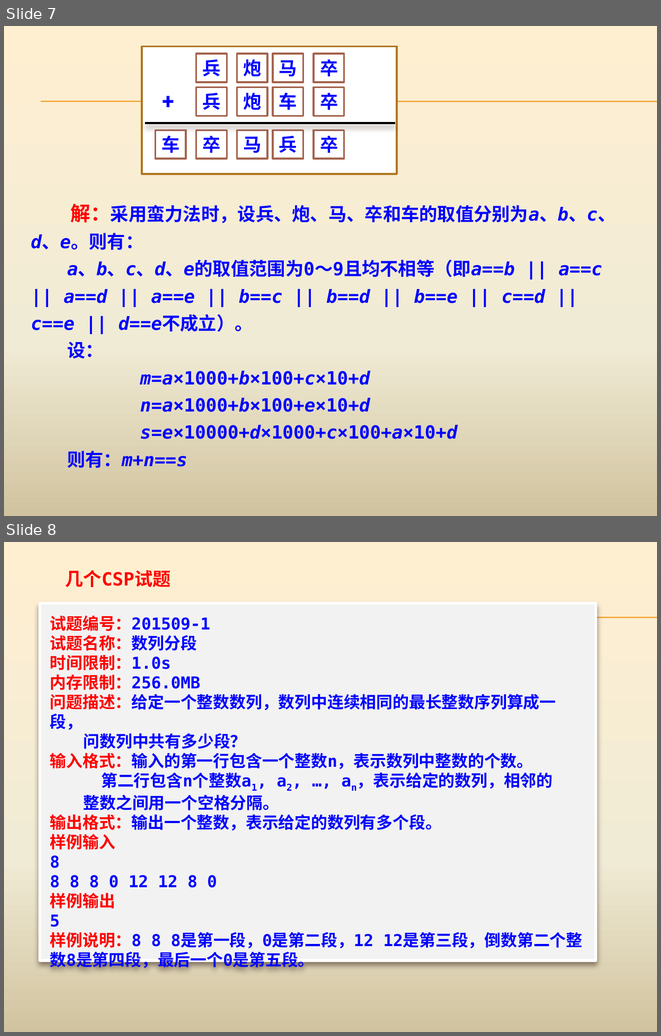
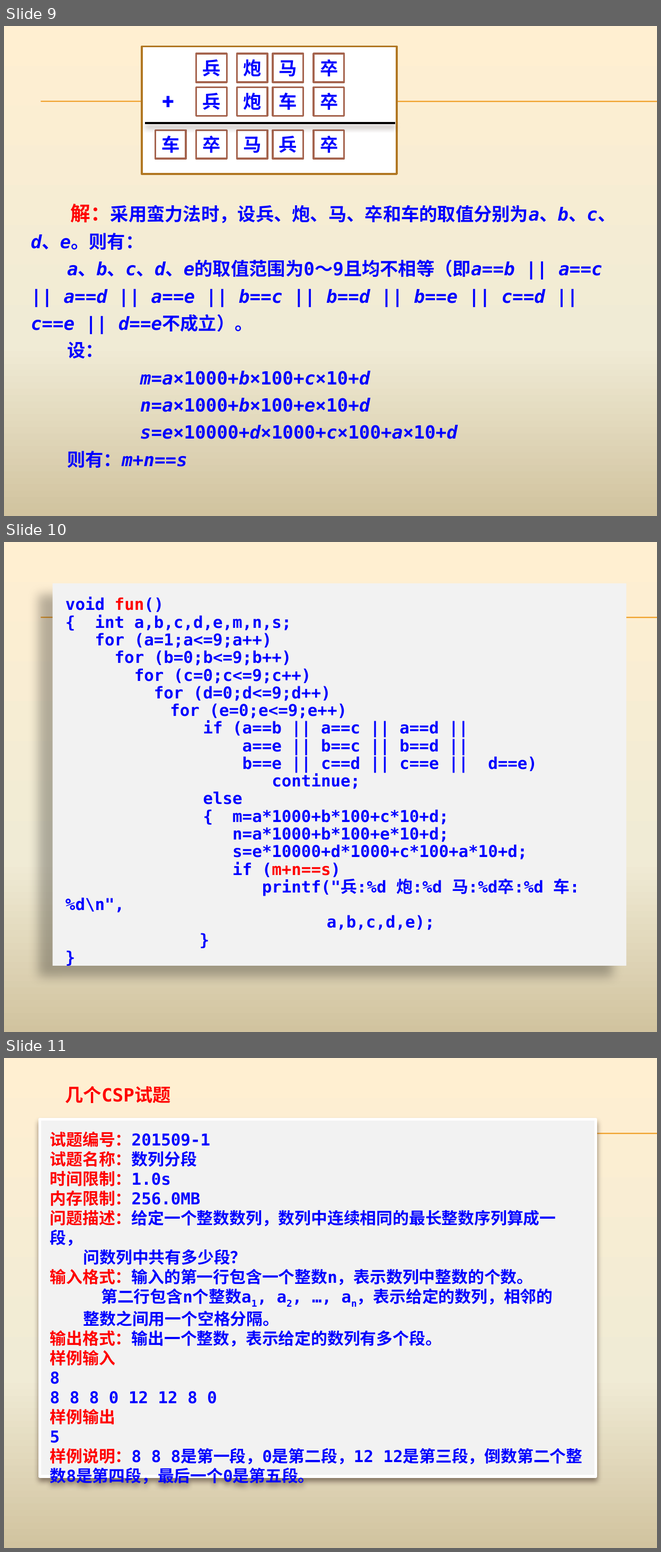
Before and after one commit to AllenW1116/Cpp-algorithm, a slide deck: 课程ppt/第4章 蛮力法.pptx. Shown one above the other, each under a label of ours: slides 7 and 8 before the commit, slides 9, 10 and 11 after it. The pictures are 661x1036 and 661x1552 pixels, drawn with LibreOffice and Linux fonts; fonts in the diff are those of the drawing. Boxes give left, top, right and bottom in pixels: in the first picture for what was removed or moved away, otherwise in the second. Text is boxed around its words. In the diff, an @@ line names an element or a change of style, - is before the commit and + after.

```diff
--- a/课程ppt/第4章 蛮力法.pptx
+++ b/课程ppt/第4章 蛮力法.pptx
@@ slide 10 added at [4,542,657,1032], background gradient #FFEFD1 to #F0EBD5 to #D1C39F; not listed: 2 template elements that a slide beside it also shows @@
@@ rectangle added at [52,583,626,965], fill #F2F2F2, 18 pt, text #0000FF, bold @@
+void fun()
+{ int a,b,c,d,e,m,n,s;
+for (a=1;a<=9;a++)
+for (b=0;b<=9;b++)
+for (c=0;c<=9;c++)
+for (d=0;d<=9;d++)
+for (e=0;e<=9;e++)
+if (a==b || a==c || a==d ||
+a==e || b==c || b==d ||
+b==e || c==d || c==e || d==e)
+continue;
+else
+{ m=a*1000+b*100+c*10+d;
+n=a*1000+b*100+e*10+d;
+s=e*10000+d*1000+c*100+a*10+d;
+if (m+n==s)
+printf("兵:%d 炮:%d 马:%d卒:%d 车:%d\n",
+a,b,c,d,e);
+}
+}
@@ what was slide 7 is now slide 9 @@
@@ what was slide 8 is now slide 11 @@
```
Also in this commit, not shown: 1 slide changed, 43 other slides added, 13 other files.
